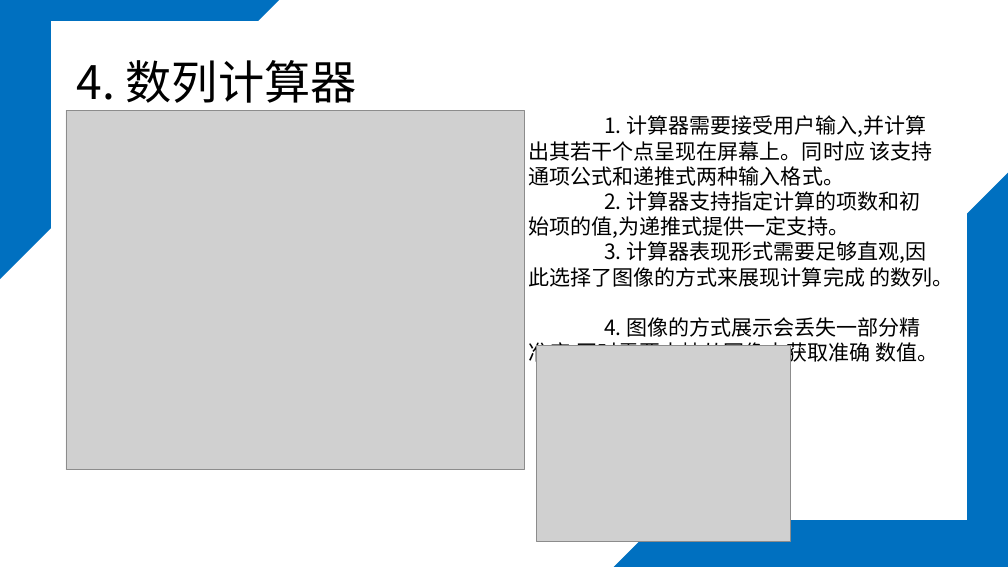
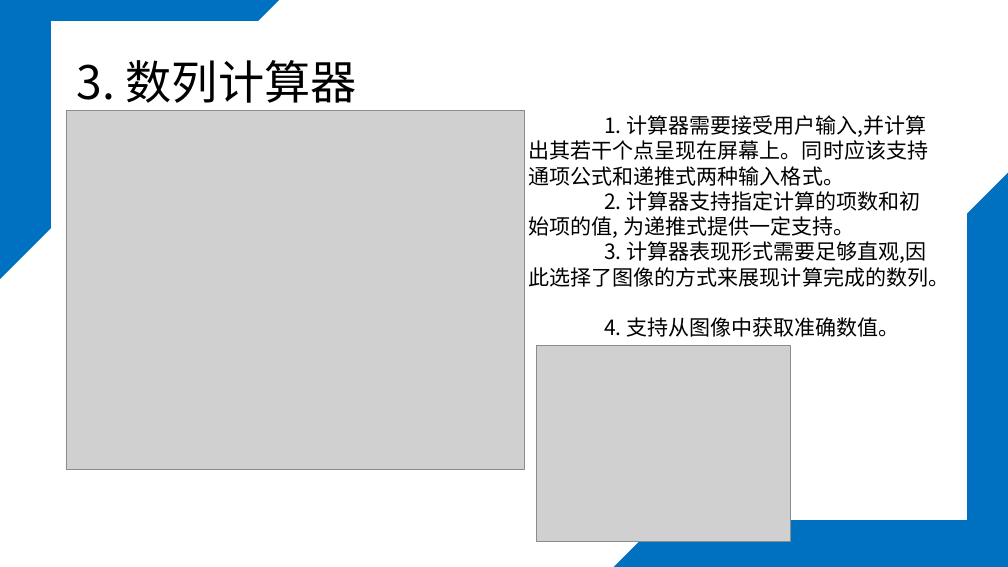
Before and after one commit to zhizhizhiwang/study_project-2024, a slide deck: slide 10 of 课题.pptx (slide 12 before the commit). Drawn at 1008x567 pixels with LibreOffice and Linux fonts; fonts in the diff are those of the drawing; grey boxes stand for pictures. Boxes give left, top, right and bottom in pixels: in the first picture for what was removed or moved away, otherwise in the second. Text is boxed around its words. In the diff, an @@ line names an element or a change of style, - is before the commit and + after.

```diff
--- a/课题.pptx
+++ b/课题.pptx
@@ title at [77,60,357,111]: text changed @@
-4. 数列计算器
+3. 数列计算器
@@ text at [528,115,949,337]: text changed @@
-1. 计算器需要接受用户输入,并计算出其若干个点呈现在屏幕上。同时应 该支持通项公式和递推式两种输入格式。
-2. 计算器支持指定计算的项数和初始项的值,为递推式提供一定支持。
-3. 计算器表现形式需要足够直观,因此选择了图像的方式来展现计算完成 的数列。
-4. 图像的方式展示会丢失一部分精准度,同时需要支持从图像中获取准确 数值。
+1. 计算器需要接受用户输入,并计算出其若干个点呈现在屏幕上。同时应该支持通项公式和递推式两种输入格式。
+2. 计算器支持指定计算的项数和初始项的值, 为递推式提供一定支持。
+3. 计算器表现形式需要足够直观,因此选择了图像的方式来展现计算完成的数列。
+4. 支持从图像中获取准确数值。
```
Also in this commit, not shown: 8 other slides changed, 1 slide added, 3 slides removed.
